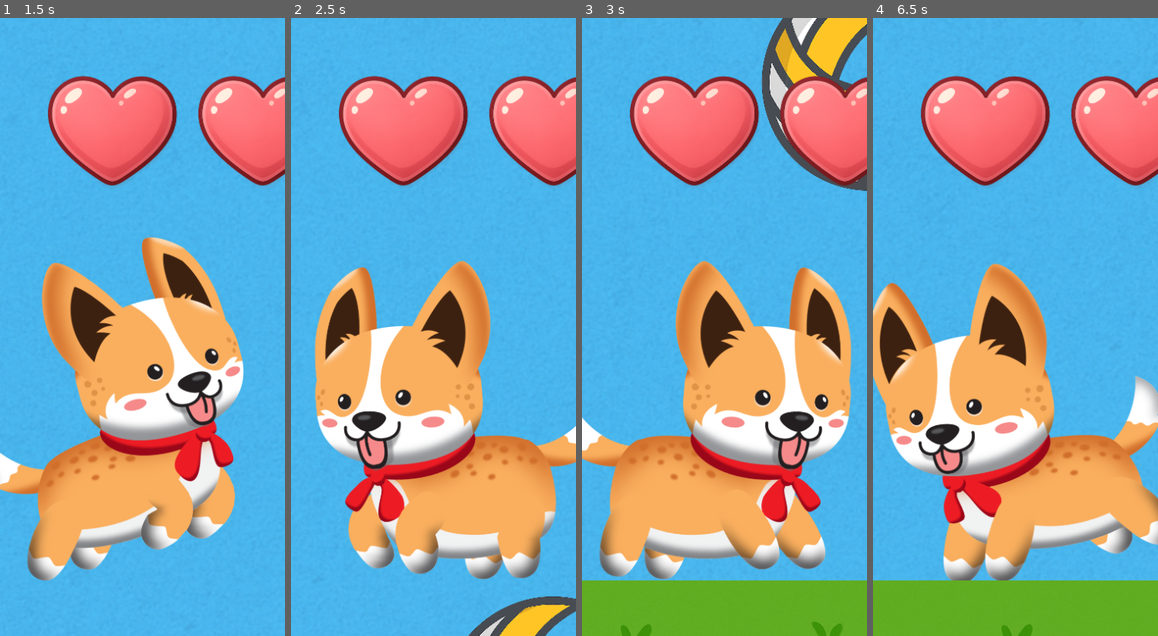
Above: before the commit, frames 1-4 (left to right).
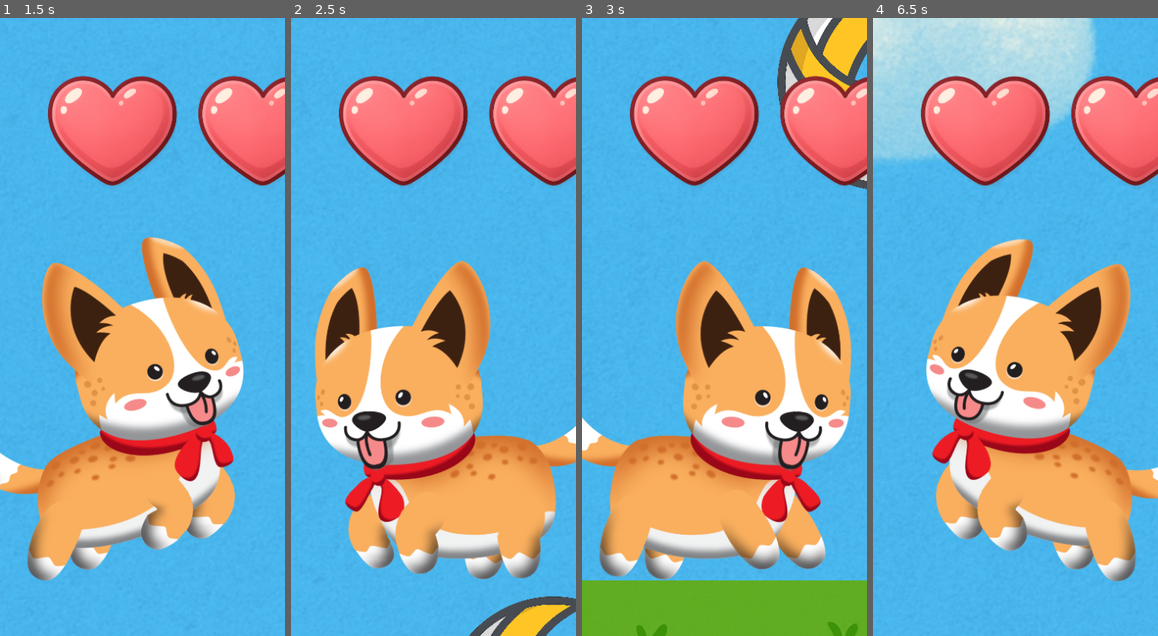
Above: after the commit, the same moments.

Repository: codyromano/chonki
Game: Godot game, scene res://scenes/level1.tscn
The game is run twice, just before and just after one commit, with the same random seed, the same clock (stepped at 60 frames per second) and the same inputs. Sound files missing from this copy of the repository are replaced by a short silence.
Inputs:
- Up to frame 1 (1.5 s): hold Right (ui_right) from 0.53 s (still down); tap Up (ui_up) at 0.77, 1.07 s
- Up to frame 2 (2.5 s): tap Up (ui_up) at 1.52, 1.82 s; release Right (ui_right) at 2.03 s; hold Left (ui_left) from 2.03 s (still down)
- Up to frame 3 (3 s): release Left (ui_left) at 2.78 s; hold Right (ui_right) from 2.78 s (still down)
- Up to frame 4 (6.5 s): tap Up (ui_up) at 3.02, 3.32, 3.77, 4.07, 4.52, 4.82, 6.02, 6.32 s; release Right (ui_right) at 4.28 s; hold Left (ui_left) 4.28-5.03 s; hold Right (ui_right) 5.03-5.78 s; hold Left (ui_left) from 5.78 s (still down)

Frame 1 is identical in both runs. In frame 2, 0.2% of the frame differs, in the area x 62-100%, y 93-100%; in frame 3, 3.9%; in frame 4, 51%, in the area x 0-100%, y 0-100%.

Commit message:
one way collisions for balls and nets

Diff:
--- /dev/null
+++ b/scenes/Volleyball_CharacterBody2D.gd
@@ -0,0 +1,41 @@
+extends CharacterBody2D
+
+# How far the object will move to the right of its starting
+# position before returning to its starting y position
+@export var movement_distance_x: float = 250
+# How far the object will move up from its starting position before
+# returning to its starting x position
+@export var movement_distance_y: float = 0
+# How long in seconds for the object to travel its
+# full x and y distances
+@export var movement_speed_seconds: float = 1.0
+
+@export var rotation_setting: float = 50
+
+var initial_position: Vector2
+var time_elapsed: float = 0.0
+var prev_position: Vector2
+var _velocity: Vector2 = Vector2.ZERO
+
+func _ready() -> void:
+	initial_position = global_position
+	prev_position = global_position
+
+func _physics_process(delta) -> void:
+	time_elapsed += delta
+	$Sprite2D.rotation_degrees+= rotation_setting * delta
+	# Calculate progress through the cycle (0 to 1)
+	var cycle_progress = fmod(time_elapsed / movement_speed_seconds, 1.0)
+	# Calculate X position using sine wave (smooth back and forth)
+	var x_offset = sin(cycle_progress * 2 * PI) * movement_distance_x
+	# Calculate Y position - only move upward from starting position
+	# Using abs(cos) to keep it always positive (0 to 1 range)
+	var y_offset = abs(cos(cycle_progress * 2 * PI)) * movement_distance_y
+	# Apply the movement (negative y_offset to move up)
+	var new_position = initial_position + Vector2(x_offset, -y_offset)
+	_velocity = (new_position - prev_position) / delta
+	global_position = new_position
+	prev_position = new_position
+
+func get_platform_velocity_custom() -> Vector2:
+	return _velocity
--- a/scenes/composable/volleyball.tscn
+++ b/scenes/composable/volleyball.tscn
@@ -6,7 +6,7 @@
 [sub_resource type="PhysicsMaterial" id="PhysicsMaterial_bfyv5"]
 
 [sub_resource type="RectangleShape2D" id="RectangleShape2D_m1amm"]
-size = Vector2(440, 306)
+size = Vector2(445, 142)
 
 [node name="Volleyball" type="StaticBody2D"]
 position = Vector2(-2864, 2161)
@@ -23,5 +23,7 @@
 texture = ExtResource("2_23g3a")
 
 [node name="CollisionShape2D" type="CollisionShape2D" parent="."]
-position = Vector2(13025, -2569)
+position = Vector2(13016.5, -2651)
 shape = SubResource("RectangleShape2D_m1amm")
+one_way_collision = true
+one_way_collision_margin = 75.0
--- a/scenes/composable/volleyball_net.tscn
+++ b/scenes/composable/volleyball_net.tscn
@@ -25,6 +25,8 @@
 [node name="CollisionShape2D" type="CollisionShape2D" parent="StaticBody2D"]
 position = Vector2(-7.02207, -271.387)
 shape = SubResource("RectangleShape2D_6rgjk")
+one_way_collision = true
+one_way_collision_margin = 75.0
 
 [node name="LeftLegRepeatable" type="Polygon2D" parent="."]
 texture_repeat = 2
@@ -32,7 +34,7 @@
 scale = Vector2(1, 3.99999)
 texture = ExtResource("2_qn72g")
 texture_offset = Vector2(21, 0)
-polygon = PackedVector2Array(-389.111, -75, -439.919, -75, -439.506, 233.496, -388.698, 233.496)
+polygon = PackedVector2Array(-389.111, -75, -439.919, -75, -439.506, 633.496, -388.698, 633.496)
 
 [node name="RightLegRepeatable" type="Polygon2D" parent="."]
 texture_repeat = 2
@@ -40,14 +42,14 @@
 scale = Vector2(1, 3.99999)
 texture = ExtResource("2_qn72g")
 texture_offset = Vector2(21, 0)
-polygon = PackedVector2Array(-389.111, -75, -439.919, -75, -439.506, 233.496, -388.698, 233.496)
+polygon = PackedVector2Array(-389.111, -75, -439.919, -75, -439.506, 633.496, -388.698, 633.496)
 
 [node name="LegEndLeft" type="Sprite2D" parent="."]
-position = Vector2(-415.341, 1619.68)
+position = Vector2(-415.341, 3219.67)
 scale = Vector2(1.01718, 1.01546)
 texture = ExtResource("4_j8kuq")
 
 [node name="LegEndRight" type="Sprite2D" parent="."]
-position = Vector2(413.069, 1619.68)
+position = Vector2(413.069, 3219.67)
 scale = Vector2(1.01718, 1.01546)
 texture = ExtResource("4_j8kuq")
Empty file added: scripts/StateSet.gd
